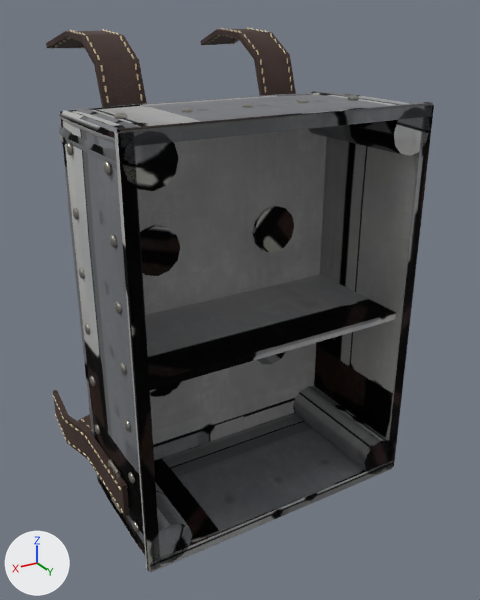
The glTF model public/muzei/izobreteniya/igry/rc3d/assets/models/ranec-rk1.glb as it was, and as the next commit left it.
Rendered twice from a 50 mm camera at (0.321, 0.521, 0.276) aimed at (-0.019, -0.046, -0.008). The axes (+X, +Y, +Z) are drawn at lower left. The lights are the same throughout. The older version comes first. Where no turn or scale is listed for an object, it has been applied to the vertices. Vertices at exactly the same position are counted once.

In view in the first picture: 'ranec_rk1'.
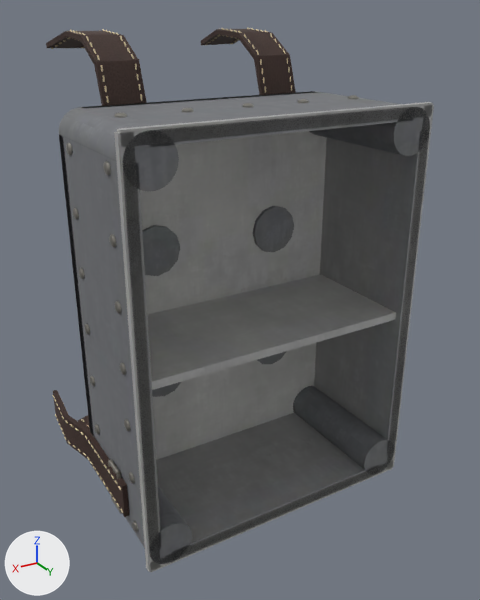
Where the change shows, as pixel boxes (x1, y1, x2, y2) in the pictures (480 x 600 px):
part 1 of me_ranec_rk1, deleted
    before: (59, 92, 415, 556)
part 2 of me_ranec_rk1, built on
    both: (59, 91, 430, 564)

The change in detail:
me_ranec_rk1 is used by ob_ranec_rk1; location (0.0, -0.074, 0.024).
me_ranec_rk1 had 7890 vertices, 10830 faces and spanned x -0.167..0.167, y -0.149..0.149, z -0.239..0.239.
me_ranec_rk1 now has 7212 vertices, 9404 faces and spans x -0.167..0.167, y -0.149..0.149, z -0.239..0.239.
me_ranec_rk1 part 1: the loose piece of 870 vertices spanning x -0.15..0.15, y -0.001..0.149, z -0.224..0.176 is deleted.
me_ranec_rk1 part 2: 13 vertices moved from x -0.147..0.147, y 0.149, z -0.213..0.165 to x -0.15..0.15, y 0.149, z -0.206..0.159; 51 vertices removed from x -0.147..0.147, y -0.001..0.149, z -0.221..0.174; 243 vertices added at x -0.15..0.15, y -0.001..0.149, z -0.224..0.176.
